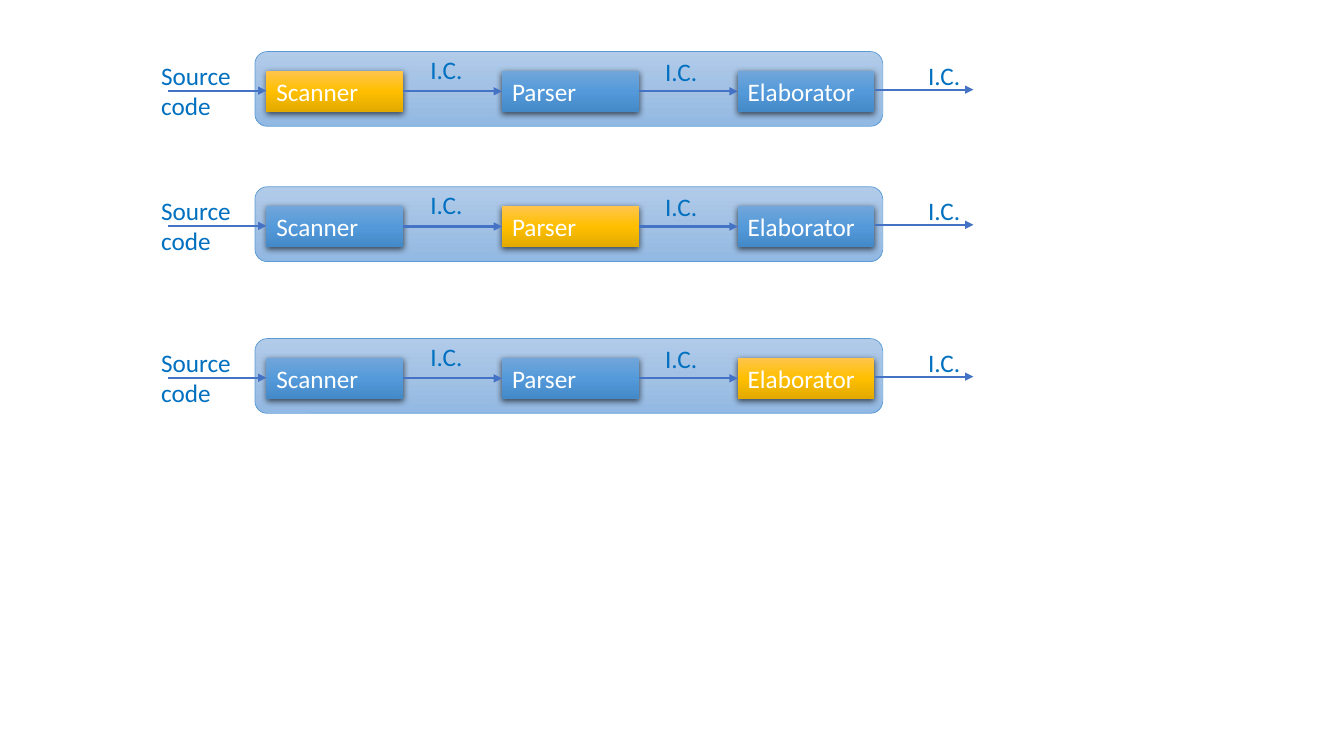
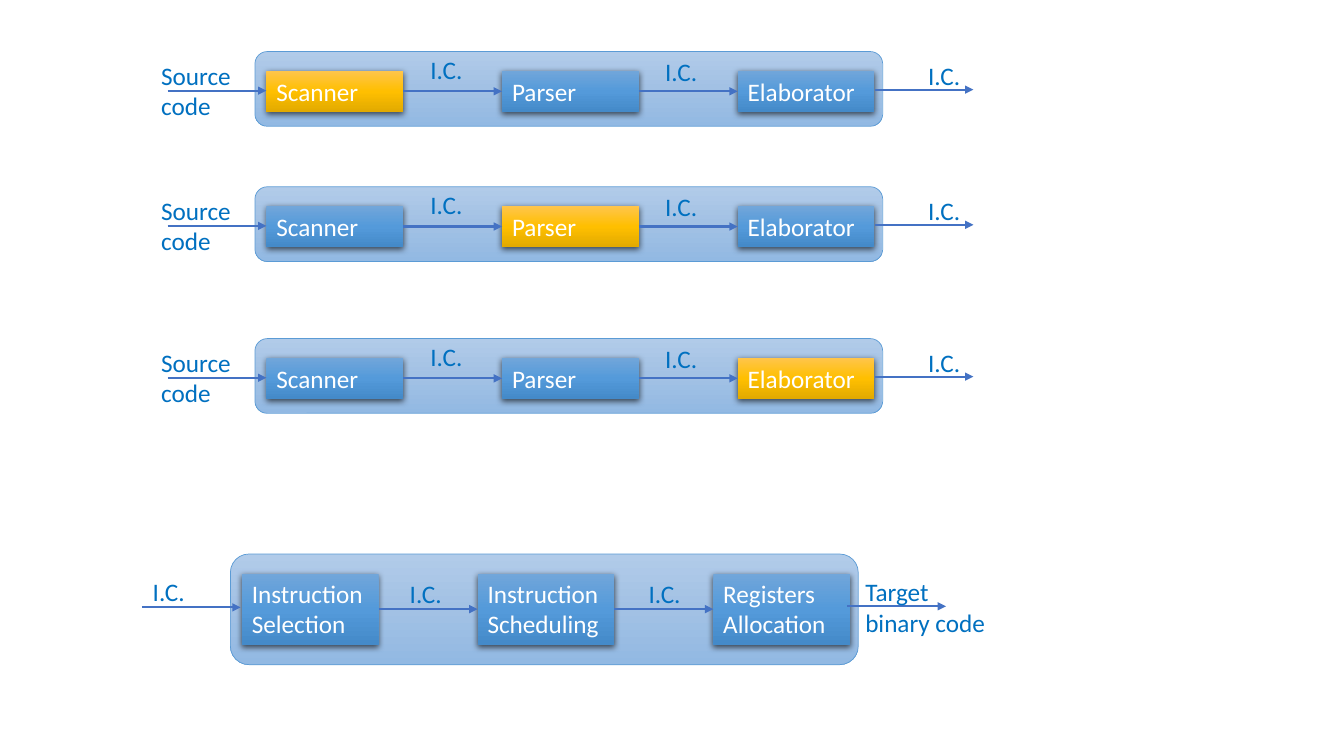
Before and after one commit to Typee-Language/Typee, a slide deck: slide 2 of _Global_Documentation/Picts/typee-design-all-figures.pptx. Drawn at 1344x756 pixels with LibreOffice and Linux fonts; fonts in the diff are those of the drawing. Boxes give left, top, right and bottom in pixels: in the first picture for what was removed or moved away, otherwise in the second. Text is boxed around its words. In the diff, an @@ line names an element or a change of style, - is before the commit and + after.

```diff
--- a/_Global_Documentation/Picts/typee-design-all-figures.pptx
+++ b/_Global_Documentation/Picts/typee-design-all-figures.pptx
@@ rounded rectangle added at (231, 555, 859, 665), fill gradient #B1CBE9 to #A3C1E5 to #93B9E4, outline #5B9BD5 0.5 pt @@
@@ text added at (153, 584, 185, 608), 18 pt, text #0070C0 @@
+I.C.
@@ rectangle added at (242, 574, 379, 645), fill gradient #71A6DB to #559BDB to #448ACA, 18 pt, text #FFFFFF @@
+Instruction
+Selection
@@ text added at (410, 586, 442, 610), 18 pt, text #0070C0 @@
+I.C.
@@ rectangle added at (478, 574, 615, 645), fill gradient #71A6DB to #559BDB to #448ACA, 18 pt, text #FFFFFF @@
+Instruction
+Scheduling
@@ text added at (649, 586, 681, 610), 18 pt, text #0070C0 @@
+I.C.
@@ rectangle added at (714, 574, 851, 645), fill gradient #71A6DB to #559BDB to #448ACA, 18 pt, text #FFFFFF @@
+Registers
+Allocation
@@ text added at (865, 584, 984, 636), 18 pt, text #0070C0 @@
+Target
+binary code
@@ arrow added from (142, 608) to (241, 608), #4472C4 1.5 pt @@
@@ arrow added from (379, 609) to (478, 609), #4472C4 1.5 pt @@
@@ arrow added from (615, 609) to (714, 609), #4472C4 1.5 pt @@
@@ arrow added from (847, 607) to (947, 607), #4472C4 1.5 pt @@
```
Also in this commit, not shown: 1 slide added, 1 other file.
